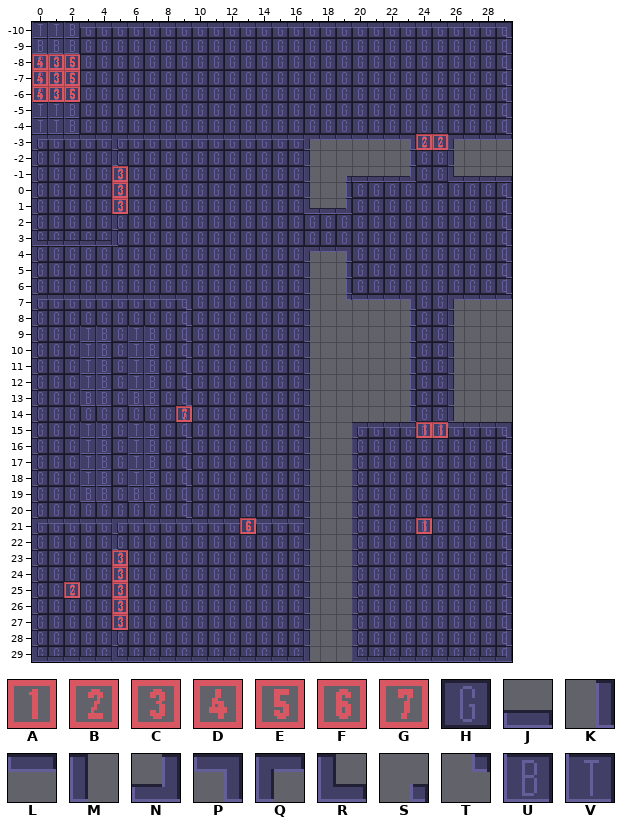
Two states of a Tiled map, tiled/tilemaps/demo_1.tmx. Above: the version before the commit.
Cells are 16x16 px. Shown: x 0..29, y -10..29. The old version is drawn lined up with the new one.
Key: from "Identifiers": A 0, B 1, C 2, D 3, E 4, F 5, G 6; from "basic_tiles": H 0, J 1, K 2, L 3, M 4, N 5, P 6, Q 7, R 8, S 9, T 10, U 13, V 14.
_ is an empty cell.
Layer "floor" before, first column x 0:
-10 ___HHHHHHHHHHHHHHHHHHHHHHHHHHH
 -9 ___HHHHHHHHHHHHHHHHHHHHHHHHHHH
 -8 HHHHHHHHHHHHHHHHHHHHHHHHHHHHHH
 -7 HHHHHHHHHHHHHHHHHHHHHHHHHHHHHH
 -6 HHHHHHHHHHHHHHHHHHHHHHHHHHHHHH
 -5 ___HHHHHHHHHHHHHHHHHHHHHHHHHHH
 -4 ___HHHHHHHHHHHHHHHHHHHHHHHHHHH
 -3 HHHHHHHHHHHHHHHHH_______HH____
 -2 HHHHHHHHHHHHHHHHH_______HH____
 -1 HHHHHHHHHHHHHHHHH_______HH____
  0 HHHHHHHHHHHHHHHHH___HHHHHHHHHH
  1 HHHHHHHHHHHHHHHHH___HHHHHHHHHH
  2 HHHHHHHHHHHHHHHHHHHHHHHHHHHHHH
  3 HHHHHHHHHHHHHHHHHHHHHHHHHHHHHH
  4 HHHHHHHHHHHHHHHHH___HHHHHHHHHH
  5 HHHHHHHHHHHHHHHHH___HHHHHHHHHH
  6 HHHHHHHHHHHHHHHHH___HHHHHHHHHH
  7 HHHHHHHHHHHHHHHHH_______HH____
  8 HHHHHHHHHHHHHHHHH_______HH____
  9 HHH__H__HHHHHHHHH_______HH____
 10 HHH__H__HHHHHHHHH_______HH____
 11 HHH__H__HHHHHHHHH_______HH____
 12 HHH__H__HHHHHHHHH_______HH____
 13 HHH__H__HHHHHHHHH_______HH____
 14 HHHHHHHHHHHHHHHHH_______HH____
 15 HHH__H__HHHHHHHHH___HHHHHHHHHH
 16 HHH__H__HHHHHHHHH___HHHHHHHHHH
 17 HHH__H__HHHHHHHHH___HHHHHHHHHH
 18 HHH__H__HHHHHHHHH___HHHHHHHHHH
 19 HHH__H__HHHHHHHHH___HHHHHHHHHH
 20 HHHHHHHHHHHHHHHHH___HHHHHHHHHH
 21 HHHHHHHHHHHHHHHHH___HHHHHHHHHH
 22 HHHHHHHHHHHHHHHHH___HHHHHHHHHH
 23 HHHHHHHHHHHHHHHHH___HHHHHHHHHH
 24 HHHHHHHHHHHHHHHHH___HHHHHHHHHH
 25 HHHHHHHHHHHHHHHHH___HHHHHHHHHH
 26 HHHHHHHHHHHHHHHHH___HHHHHHHHHH
 27 HHHHHHHHHHHHHHHHH___HHHHHHHHHH
 28 HHHHHHHHHHHHHHHHH___HHHHHHHHHH
 29 HHHHHHHHHHHHHHHHH___HHHHHHHHHH
Layer "wall" before, first column x 0:
-10 VVULLLLLLLLLLLLLLLLLLLLLLLLLLP
 -9 UUU__________________________K
 -8 _____________________________K
 -7 _____________________________K
 -6 _____________________________K
 -5 VVU__________________________K
 -4 VVU__________________________K
 -3 QLLLLQLLLLLLLLLLLQLLLLLP__QLLL
 -2 M____M___________M_____K__M___
 -1 M________________M_SJJJN__RJJJ
  0 M________________M_K_________K
  1 M________________RJN_________K
  2 M____M_______________________K
  3 RJJJJM_______________________K
  4 M________________QLP_________K
  5 M________________M_K_________K
  6 M________________M_K_________K
  7 QLLLLLLLLP_______M_TLLLP__QLLL
  8 M________K_______M_____K__M___
  9 M__VU_VU_K_______M_____K__M___
 10 M__VU_VU_K_______M_____K__M___
 11 M__VU_VU_K_______M_____K__M___
 12 M__VU_VU_K_______M_____K__M___
 13 M__UU_UU_K_______M_____K__M___
 14 M________________M_____K__M___
 15 M__VU_VU_K_______M__QLLL__LLLP
 16 M__VU_VU_K_______M__M________K
 17 M__VU_VU_K_______M__M________K
 18 M__VU_VU_K_______M__M________K
 19 M__UU_UU_K_______M__M________K
 20 M________K_______M__M________K
 21 QLLLLQLLLLLLL_LLLM__M________K
 22 M____M___________M__M________K
 23 M________________M__M________K
 24 M________________M__M________K
 25 M________________M__M________K
 26 M________________M__M________K
 27 M________________M__M________K
 28 M____M___________M__M________K
 29 RJJJJRJJJJJJJJJJJM__RJJJJJJJJN
Layer "door" before, first column x 0:
-10 ______________________________
 -9 ______________________________
 -8 DCE___________________________
 -7 DCE___________________________
 -6 DCE___________________________
 -5 ______________________________
 -4 ______________________________
 -3 ________________________BB____
 -2 ______________________________
 -1 _____C________________________
  0 _____C________________________
  1 _____C________________________
  2 ______________________________
  3 ______________________________
  4 ______________________________
  5 ______________________________
  6 ______________________________
  7 ______________________________
  8 ______________________________
  9 ______________________________
 10 ______________________________
 11 ______________________________
 12 ______________________________
 13 ______________________________
 14 _________G____________________
 15 ________________________AA____
 16 ______________________________
 17 ______________________________
 18 ______________________________
 19 ______________________________
 20 ______________________________
 21 _____________F________________
 22 ______________________________
 23 _____C________________________
 24 _____C________________________
 25 _____C________________________
 26 _____C________________________
 27 _____C________________________
 28 ______________________________
 29 ______________________________
Now the later version:
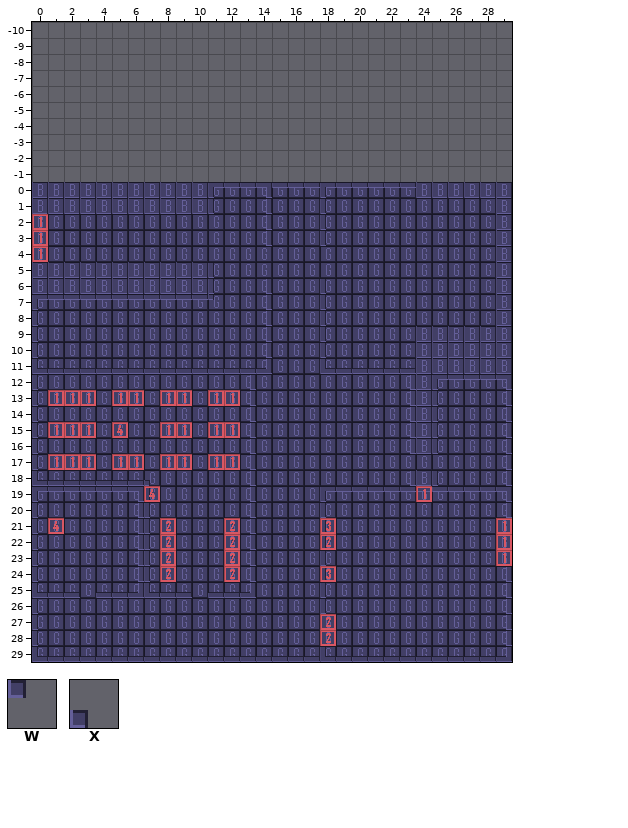
Further tiles: from "basic_tiles": W 11, X 12.
Tiles of an added or newly shown layer are drawn over the layers below it.
From old to new:
Changed rows in their new state; . is an unchanged cell.
map size 30x40 -> 30x30 cells (old content now starts at 0,-10; both pictures use the new coordinates)
Layer "floor":
first column x 0:
-10 ...___________________________
 -9 ...___________________________
 -8 ______________________________
 -7 ______________________________
 -6 ______________________________
 -5 ...___________________________
 -4 ...___________________________
 -3 _________________.......__....
 -2 _________________.......__....
 -1 _________________.......__....
  0 .................HHH..........
  1 .................HHH..........
  4 .................HHH..........
  5 .................HHH..........
  6 .................HHH..........
  7 .................HHHHHHH..HHH.
  8 .................HHHHHHH..HHH.
  9 ...HH.HH.........HHHHHHH......
 10 ...HH.HH.........HHHHHHH......
 11 ...HH.HH.........HHHHHHH......
 12 ...HH.HH.........HHHHHHH..HHHH
 13 ...HH.HH.........HHHHHHH..HHHH
 14 .................HHHHHHH..HHHH
 15 ...HH.HH.........HHH..........
 16 ...HH.HH.........HHH..........
 17 ...HH.HH.........HHH..........
 18 ...HH.HH.........HHH..........
 19 ...HH.HH.........HHH..........
 20 .................HHH..........
 21 .................HHH..........
 22 .................HHH..........
 23 .................HHH..........
 24 .................HHH..........
 25 .................HHH..........
 26 .................HHH..........
 27 .................HHH..........
 28 .................HHH..........
 29 .................HHH..........
Layer "wall":
first column x 0:
-10 ______________________________
 -9 ___.........................._
 -8 ............................._
 -7 ............................._
 -6 ............................._
 -5 ___.........................._
 -4 ___.........................._
 -3 ________________________..____
 -2 _...._..........._....._.._...
 -1 _................_._____..____
  0 UUUUUUUUUUUQLLPLLLQLLLLLUUUUUU
  1 UUUUUUUUUUUM..K.._M_.........U
  2 _...._........K...M..........U
  3 ______........K...M..........U
  4 _................___.........U
  5 UUUUUUUUUUUM....._._.........U
  6 UUUUUUUUUUUM..K.._M_.........U
  7 .........LLW..K.._M_____..___U
  8 ........._....K.._M...._.._..U
  9 ...__.__._....K.._M...._UUUUUU
 10 ...__.__._....K.._M...._UUUUUU
 11 RJJJJJJJJJJJJJN.._RJJJJJUUUUUU
 12 ...__.__._...K..._......UQLLLP
 13 ...__.__._...K..._......UM_..K
 14 .............K..._......UM_..K
 15 ...__.__._...K..._..___KUM___K
 16 ...__.__._...K..._.._..KUM....
 17 ...__.__._...K..._.._.........
 18 RJJJJJJX._...K..._.._..KUM....
 19 QLLLLLPM._...K..._QLLLLLLLLLLP
 20 ......KM._...K..._M._.........
 21 M_____KM_____K____M._........_
 22 ....._KM.....K..._M._........_
 23 ......KM.....K..._M._........_
 24 ......KM.....K..._M._.........
 25 RJJ.JJNRJJ.JJN..._M._.........
 26 ................._M._.........
 27 ................._.._.........
 28 ....._..........._.._.........
 29 .....J...........JRJJ.........
Layer "decoration" (added):
first column x 1:
 13 AAA.AA.AA.AA
 15 AAA.D..AA.AA
 17 AAA.AA.AA.AA
first column x 1:
 21 D......B...B.....C
 22 .......B...B......
 23 .......B...B......
 24 .......B...B......
Layer "poi" (now shown):
first column x 7:
 19 D................A
 22 ...........B......
 24 ...........C......
Layer "door":
first column x 0:
 -8 ___.......................
 -7 ___.......................
 -6 ___.......................
 -3 ........................__
 -1 ....._....................
  0 ....._....................
  1 ....._....................
first column x 9:
 14 _................
 15 ...............__
first column x 5:
 21 ........_...............A
 22 ........................A
 23 _.......................A
 24 _........................
 25 _........................
 26 _........................
 27 _............B...........
 28 .............B...........
Layer "gate" (added):
first column x 0:
  2 A
  3 A
  4 A
Layer "char":
first column x 24:
 21 _
first column x 2:
 25 _
Pixel boxes of the changes (left, top, right, bottom) in both pictures:
changed: (32, 22, 512, 662)
